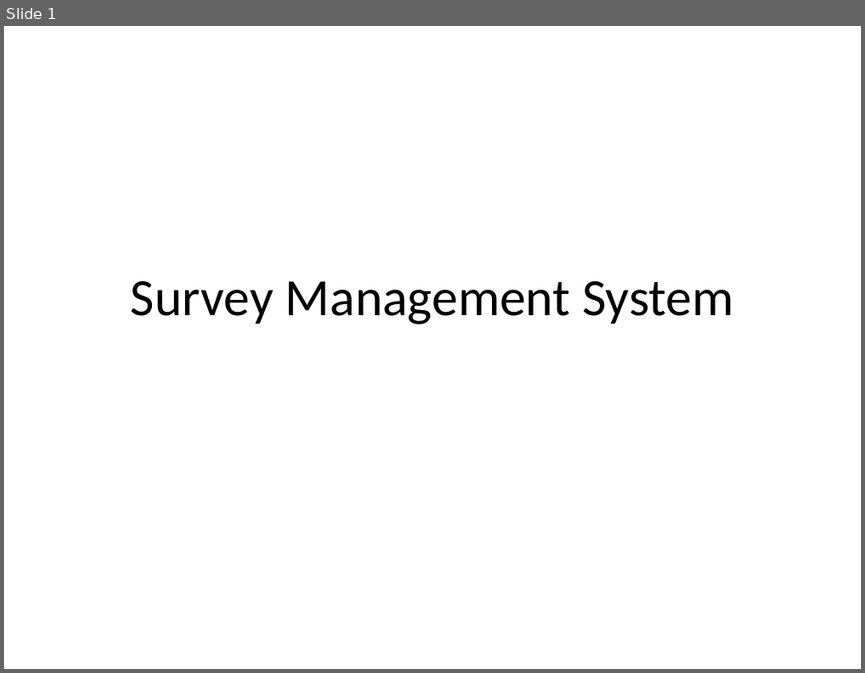
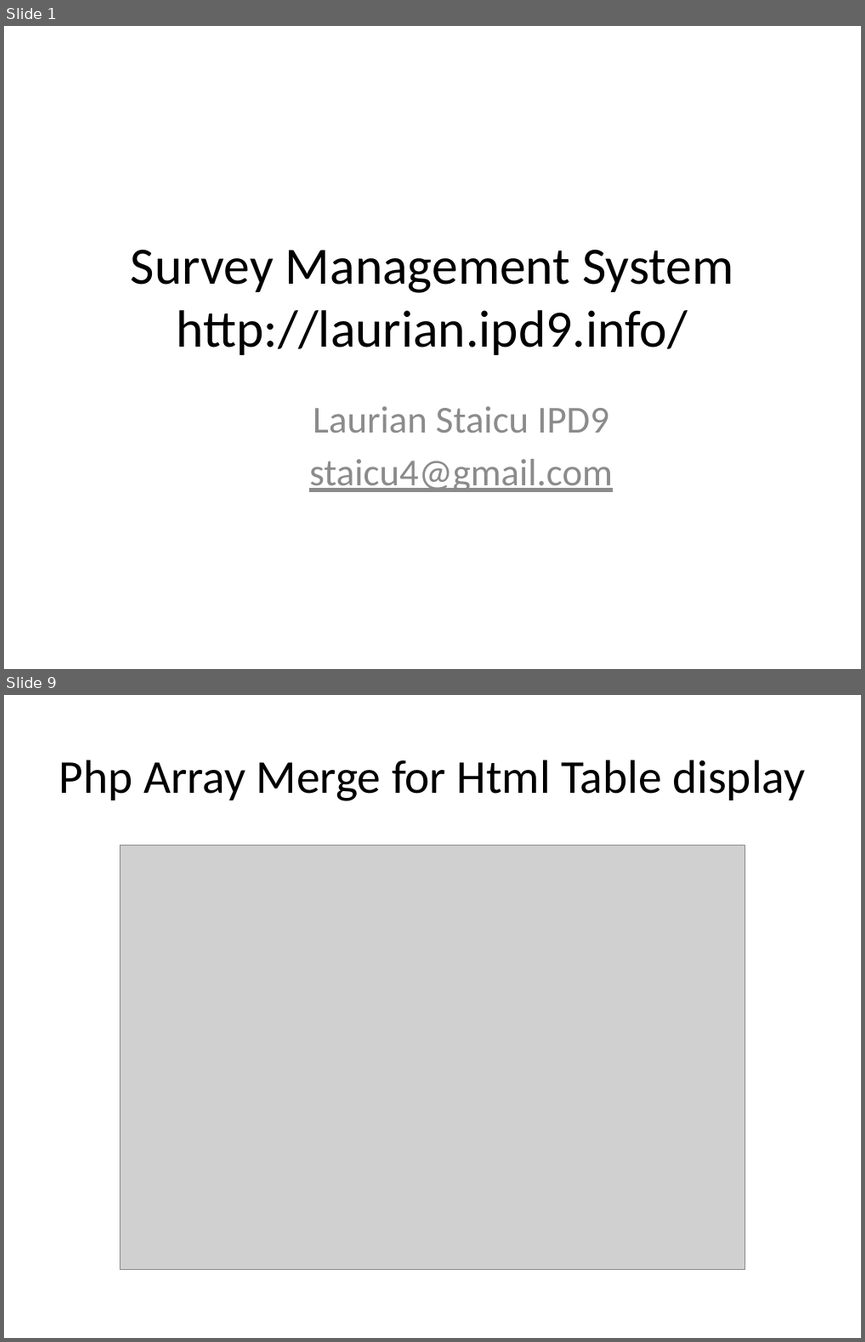
Before and after one commit to staicu/ipd9-php-project, a slide deck: documents/Presentation.pptx. Shown one above the other, each under a label of ours: slide 1 before the commit, slides 1 and 9 after it; the slides between them are not shown. The pictures are 865x673 and 865x1342 pixels, drawn with LibreOffice and Linux fonts; fonts in the diff are those of the drawing; grey boxes stand for pictures. Boxes give left, top, right and bottom in pixels: in the first picture for what was removed or moved away, otherwise in the second. Text is boxed around its words. In the diff, an @@ line names an element or a change of style, - is before the commit and + after.

```diff
--- a/documents/Presentation.pptx
+++ b/documents/Presentation.pptx
@@ slide 9 added at [4, 695, 861, 1338], background #FFFFFF @@
@@ title added at [59, 760, 805, 801], 39.6 pt, text #000000 @@
+Php Array Merge for Html Table display
@@ picture added at [120, 845, 745, 1269] @@
@@ slide 1 changed as well @@
@@ title at [131, 250, 733, 355]: text changed @@
-Survey Management System
+Survey Management System
+http://laurian.ipd9.info/
@@ subtitle added at [309, 406, 613, 492], 32 pt, text #8C8C8C @@
+Laurian Staicu IPD9
+staicu4@gmail.com
```
Also in this commit, not shown: 15 other slides added, 13 slides removed, 5 other files.
